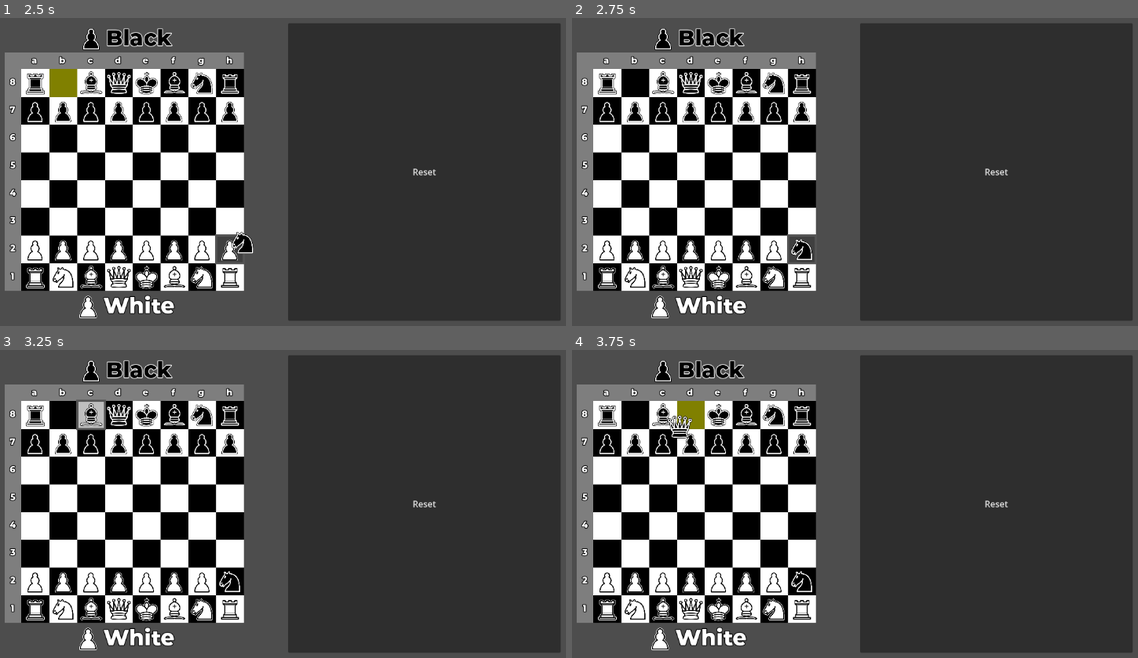
Above: before the commit, frames 1-4 (two rows, left to right).
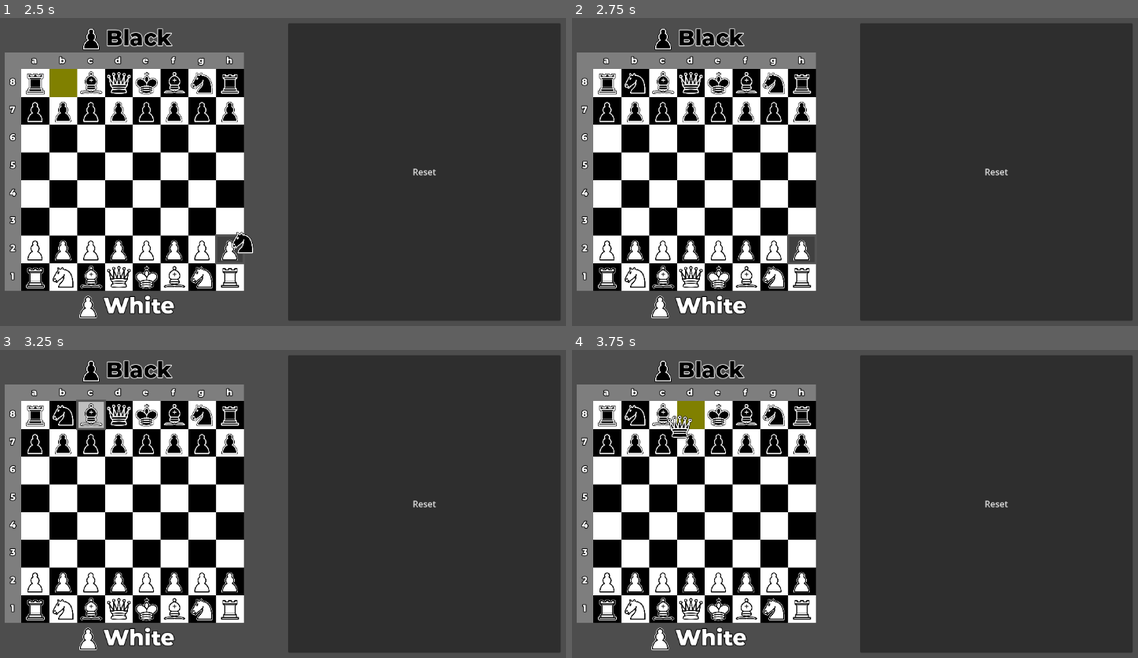
Above: after the commit, the same moments.

Repository: libardia/godot-dumb-chess
Game: Godot game, scene res://scenes/main/main.tscn
Same seed, same stepped clock (60 frames per second), same inputs: the game is played once before the commit and once after it.
Inputs (mouse positions are in pixels of both pictures, inside the frame that each line leads up to):
- Up to frame 1 (2.5 s): tap Enter at 0.5 s; drag from (33, 82) to (339, 95) at 0.52 s; click "Reset" at 1.25 s; drag from (62, 82) to (243, 242) at 2.02 s
- Up to frame 2 (2.75 s): no input
- Up to frame 3 (3.25 s): move the mouse to (90, 414) at 2.77 s; click (90, 414) at 2.85 s
- Up to frame 4 (3.75 s): drag from (690, 414) to (656, 451) at 3.52 s

Frame 1 is identical in both runs. In frame 2, 0.3% of the frame differs, in the area x 9-43%, y 17-79%; in frame 3, 0.2%; in frame 4, 0.2%.

Commit message:
separate out move legality

Diff:
--- a/global/game_data.gd
+++ b/global/game_data.gd
@@ -4,13 +4,12 @@
 signal square_size_changed
 
 
-var board: Board
-
 var square_size: Vector2:
     set(value):
         square_size = value
         square_size_changed.emit()
 
+var board: Board
 var cursor_indicator: PieceDragProxy
-
 var hovered_square: Square
+var current_turn := Piece.ChessColor.WHITE
--- a/global/move_lawyer.gd
+++ b/global/move_lawyer.gd
@@ -1,5 +1,18 @@
 extends Node
 
 
-func _ready() -> void:
-    pass
+func move_is_legal(from: Board.Coord, to: Board.Coord) -> bool:
+    var b := GameData.board
+    var fsq := b.square_at_coord(from)
+    var fp := fsq.held
+    var tsq := b.square_at_coord(to)
+    var tp := tsq.held
+
+    # no piece to move
+    if not fp: return false
+    # not that color's turn
+    if fp.color != GameData.current_turn: return false
+    # can't capture own color
+    if fp.color == tp.color: return false
+
+    return true
--- a/obj/board/board.gd
+++ b/obj/board/board.gd
@@ -12,6 +12,24 @@
     A2, B2, C2, D2, E2, F2, G2, H2,
     A1, B1, C1, D1, E1, F1, G1, H1,
 }
+
+class VectorRF:
+    var r: int
+    var f: int
+
+    func to_coord() -> Coord:
+        var x := f - 1
+        var y := 8 - r
+        return (8 * y + x) as Coord
+
+    static func from_coord(coord: Coord) -> VectorRF:
+        var x := coord % 8
+        @warning_ignore("integer_division")
+        var y := coord / 8
+        var rf := VectorRF.new()
+        rf.r = 8 - y
+        rf.f = x + 1
+        return rf
 
 
 var _init_setup: Dictionary[Coord, String]
@@ -47,7 +65,7 @@
 
 
 func move(from: Coord, to: Coord) -> void:
-    if move_is_legal(from, to):
+    if MoveLawyer.move_is_legal(from, to):
         var sqf := squares[from]
         var sqt := squares[to]
         if sqt.held:
@@ -55,18 +73,9 @@
         sqf.held.reparent(sqt, false)
 
 
-func square_at(rank: int, file: int) -> Square:
-    var x := file - 1
-    var y := 8 - rank
-    return squares[8*y+x]
+func square_at_rf(rf: VectorRF) -> Square:
+    return squares[rf.to_coord()]
 
 
-func move_is_legal(from: Coord, to: Coord) -> bool:
-    var sqf := squares[from]
-    var pf := sqf.held
-    var sqt := squares[to]
-    var pt := sqt.held
-    if not pf: return false # no piece to move
-    if pt and pt.color == pf.color: return false # can't capture own color
-    #TODO: SO MANY MORE CHECKS
-    return true
+func square_at_coord(coord: Coord) -> Square:
+    return squares[coord]
